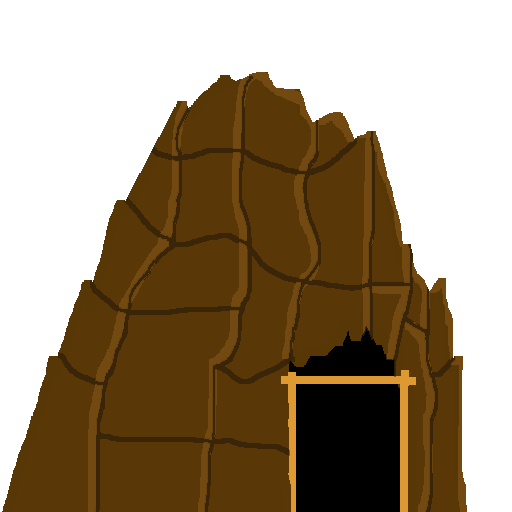
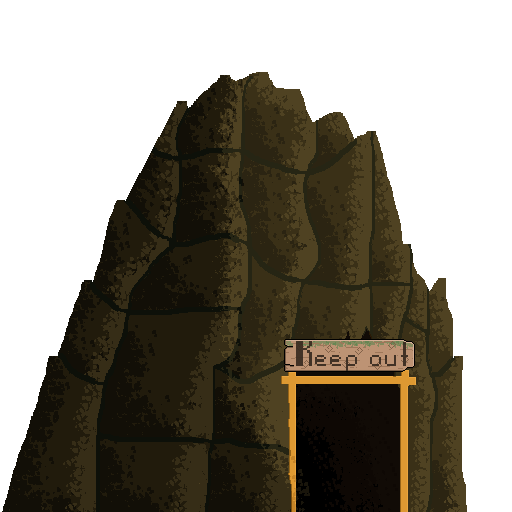
Revision of a layered w=512, h=512 image; what changed, layer by layer:
added layer "Keep out" above "Calque 2" over [left=296, top=341, right=408, bottom=371]
added layer "Calque 2" above "Calque 3" over [left=284, top=339, right=415, bottom=372]
added layer "Calque 3" (difference) above "Calque 1" over [left=2, top=75, right=310, bottom=512]
painted on "Calque 1" over [left=2, top=72, right=467, bottom=512]
